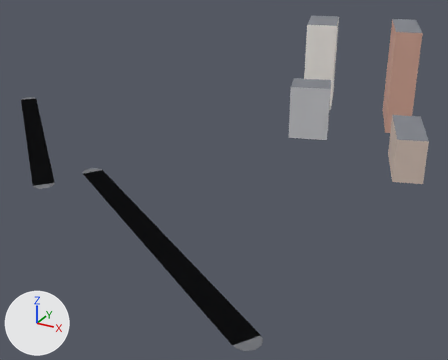
The glTF model apps/client/public/cities/moscow_synth/tiles/-2_3.glb: old version first, new version second.
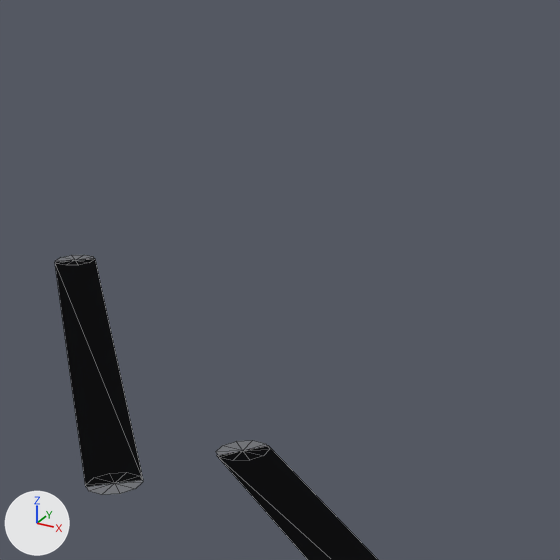
Old and new are each drawn whole from a 50 mm lens placed at (-274.8, -1106.2, 95.2), pointed at (-391.7, -893.5, -11.1) and again close up on the part from 0% to 48% of the width and 0% to 59% of the height. The lights are fixed; the arrows at lower left show +X, +Y and +Z. The first two pictures are the older version. The close-ups show mesh edges as thin lines. Vertices at exactly the same position are counted once.
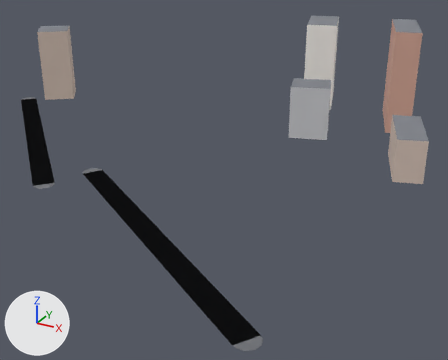
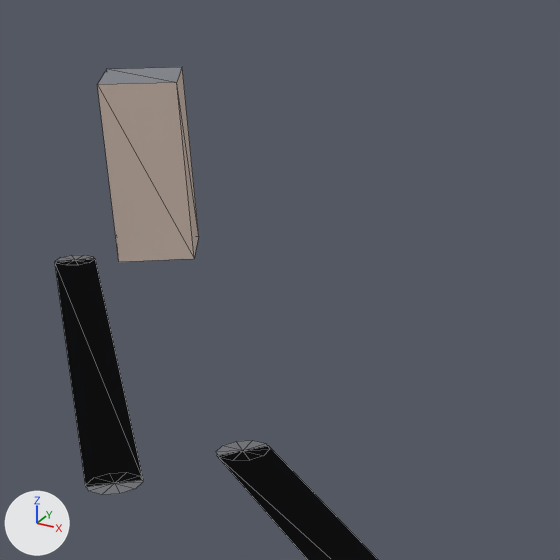
The newer file is also turned or shifted as a whole; pictures and numbers use the older file's frame.

Scene script edits in JSON lines:
```json
{"block": "me_mesh_0", "where": "# used by ob_mesh_0; location = (0.0, 0.0, 0.0)"}
{"block": "me_mesh_0", "where": "# verts and faces of me_mesh_0; kept vertices keep their numbers, new ones are numbered from 84"}
{"op": "remove", "block": "me_mesh_0", "code": "me_mesh_0.from_pydata(...)  # 84 vertices, 84 faces; spans x -529.0..-312.0, y -1001.0..-784.0, z 0.0..46.0"}
{"op": "add", "block": "me_mesh_0", "code": "me_mesh_0.from_pydata(...)  # 92 vertices, 94 faces; spans x -529.0..-312.0, y -1001.0..-784.0, z 0.0..46.0"}
{"block": "me_mesh_0", "change": "me_mesh_0 part 1"}
{"op": "add", "block": "me_mesh_0", "code": "verts[84] = (-516.0, -868.0, 0.0)  # pixel (118, 261)"}
{"op": "add", "block": "me_mesh_0", "code": "verts[85] = (-527.0, -854.0, 0.0)"}
{"op": "add", "block": "me_mesh_0", "code": "verts[86] = (-515.0, -845.0, 0.0)  # pixel (198, 236)"}
{"op": "add", "block": "me_mesh_0", "code": "verts[87] = (-504.0, -858.0, 0.0)  # pixel (194, 258)"}
{"op": "add", "block": "me_mesh_0", "code": "for new, old in zip([*range(88, 92)], [*range(84, 88)]): verts[new] = verts[old] + (0.0, 0.0, 36.0)"}
{"op": "add", "block": "me_mesh_0", "code": "faces += [(84, 89, 85), (84, 88, 89), (85, 90, 86), (85, 89, 90), (86, 91, 87), (86, 90, 91)]  # mat_facade"}
{"op": "add", "block": "me_mesh_0", "code": "faces += [(84, 87, 88), (87, 91, 88)]  # mat_facade"}
{"op": "add", "block": "me_mesh_0", "code": "faces += [(88, 91, 89), (89, 91, 90)]  # mat_roof"}
```

Where the change shows, as pixel boxes [x1, y1, x2, y2] in the close-ups (560 x 560 px):
```json
{"object": "Mesh_0", "change": "reshaped", "before": [55, 255, 378, 560], "after": [55, 67, 378, 560]}
{"part": 1, "of": "me_mesh_0", "change": "added", "after": [97, 67, 199, 262]}
```
